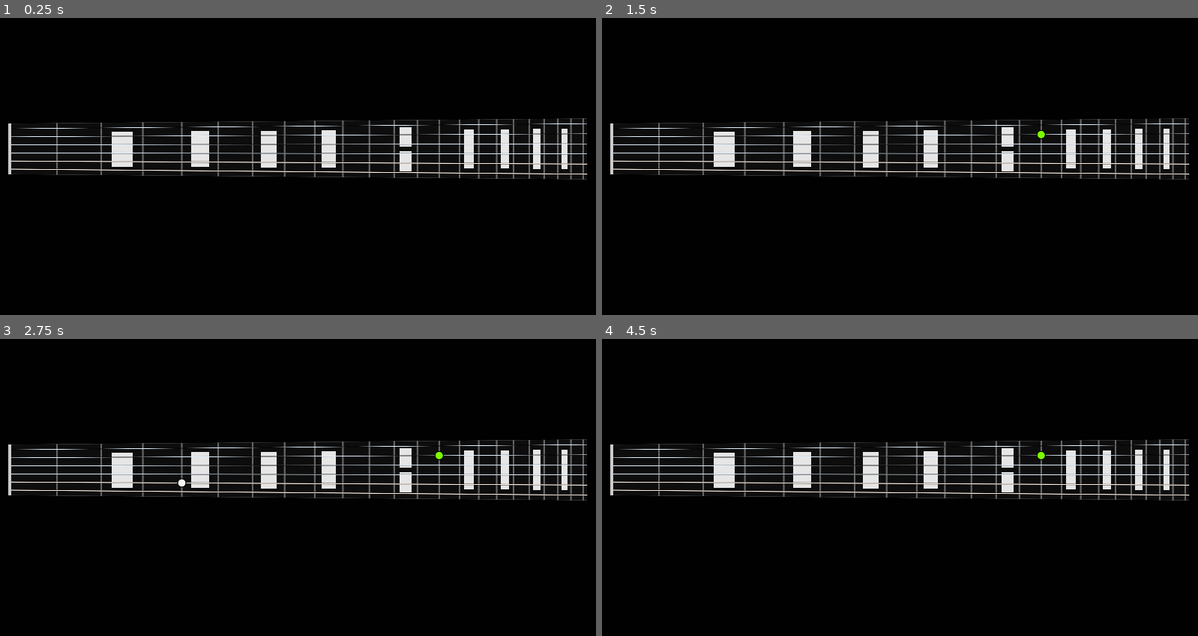
Above: before the commit, frames 1-4 (two rows, left to right).
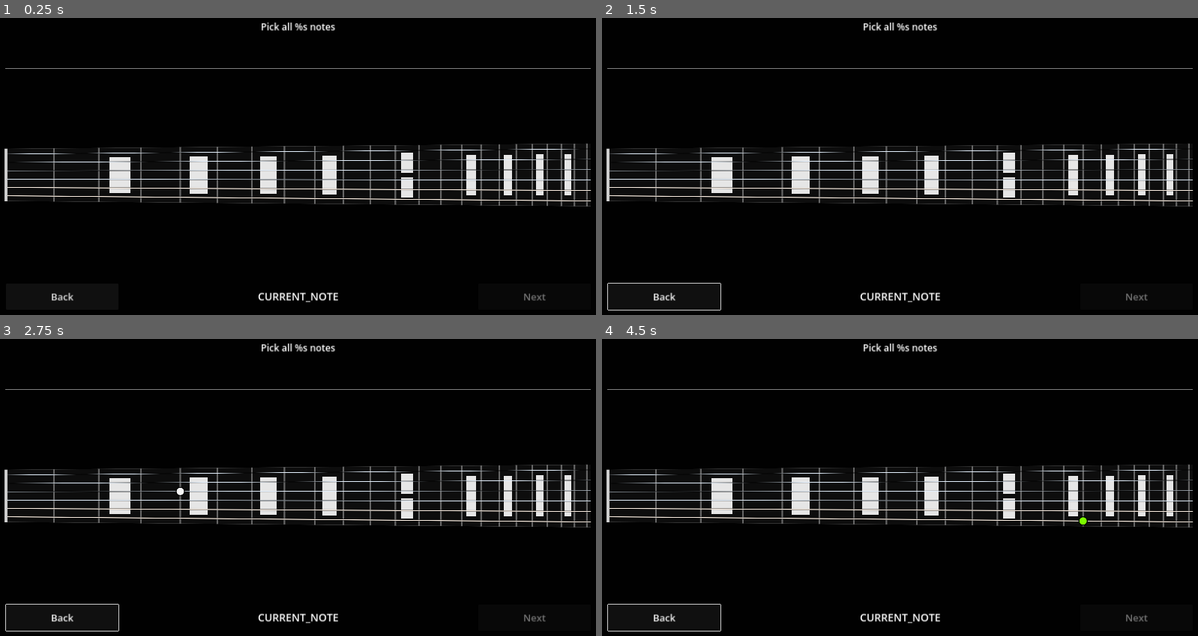
Above: after the commit, the same moments.

Repository: alexander-smoktal/guitar-master
Game: Godot game, scene res://Scenes/FretboardScene.tscn
Same seed, same stepped clock (60 frames per second), same inputs: the game is played once before the commit and once after it. Before the commit the project starts from res://Fretboard/FretboardScene.tscn.
Inputs (mouse positions are in pixels of both pictures, inside the frame that each line leads up to):
- Up to frame 1 (0.25 s): no input
- Up to frame 2 (1.5 s): click (661, 297) at 0.5 s, where only the run after the commit has a clickable "Back"; move the mouse to (1031, 130) at 1.27 s; click (1031, 130) at 1.42 s
- Up to frame 3 (2.75 s): move the mouse to (178, 487) at 2.02 s; click (178, 487) at 2.17 s
- Up to frame 4 (4.5 s): move the mouse to (959, 395) at 2.77 s; click (959, 395) at 2.92 s; move the mouse to (870, 537) at 3.52 s; click (870, 537) at 3.67 s; move the mouse to (1078, 520) at 4.27 s; click (1078, 520) at 4.42 s

The runs differ from the first frame. In frame 1, 9.8% of the frame differs, in the area x 0-100%, y 1-96%; in frame 2, 10%; in frame 3, 10%, in the area x 0-100%, y 1-99%; in frame 4, 10%.

Commit message:
Add fretboard scene

Diff:
--- a/Fretboard/Fretboard.gd
+++ b/Controls/Fretboard/Fretboard.gd
@@ -1,13 +1,11 @@
 class_name Fretboard
 
-extends Node2D
-
-const DataTypes = preload("res://Fretboard/DataTypes.gd")
+extends Control
+
+const DataTypes = preload("res://Controls/Fretboard/DataTypes.gd")
 
 # Board width in fraction of viewport height
-const BOARD_WIDTH = 0.15
-# Board margin in pixels
-const BOARD_MARGIN = 30
+const BOARD_WIDTH = 0.25
 const NUM_FRETS = 22
 const FRET_POSITION_DIVIDER = 16
 
@@ -61,13 +59,48 @@
 func _ready():
     var view_size = get_viewport().get_visible_rect().size
 
-    var thin_fretboard_width = view_size.y * BOARD_WIDTH
+    self.__resize(view_size)
+
+func _input(event):
+    # Mouse in viewport coordinates.
+    if event is InputEventMouseButton and (event as InputEventMouseButton).pressed and current_note:
+        # String counts backwards
+        self.note_clicked.emit(6 - current_note.string, current_note.fret)
+    elif event is InputEventMouseMotion:
+        var hovered_position = __detect_current_highlited_note(event.position - self.global_position)
+
+        # If out of bound, clear nighlight marker
+        if not hovered_position:
+            if self.current_note:
+                self.current_note.clear()
+                self.current_note = null
+            return
+
+        # Else create or update marker
+        if not self.current_note:
+            self.current_note = DataTypes.HighlightedNote.new(self)
+        self.current_note.move(hovered_position.string, hovered_position.fret, hovered_position.position)
+
+func _notification(what):
+    match what:
+        NOTIFICATION_RESIZED:
+            self.__resize(self.size)
+
+func _draw():
+    self.__draw_fretboard()
+    self.__draw_markers()
+    self.__draw_frets()
+    self.__draw_strings()
+    self.__draw_zero_fret()
+
+func __resize(new_size: Vector2):
+    var thin_fretboard_width = new_size.y * BOARD_WIDTH
     var thick_fretboard_width = thin_fretboard_width * 1.2
 
-    self.top_left_point = Vector2(BOARD_MARGIN, (view_size.y  - thin_fretboard_width) / 2)
-    self.top_right_point = Vector2(view_size.x - BOARD_MARGIN, (view_size.y  - thick_fretboard_width) / 2)
-    self.bottom_left_point = Vector2(BOARD_MARGIN, (view_size.y  + thin_fretboard_width) / 2)
-    self.bottom_right_point = Vector2(view_size.x - BOARD_MARGIN, (view_size.y  + thick_fretboard_width) / 2)
+    self.top_left_point = Vector2(0, (new_size.y  - thin_fretboard_width) / 2)
+    self.top_right_point = Vector2(new_size.x, (new_size.y  - thick_fretboard_width) / 2)
+    self.bottom_left_point = Vector2(0, (new_size.y  + thin_fretboard_width) / 2)
+    self.bottom_right_point = Vector2(new_size.x, (new_size.y  + thick_fretboard_width) / 2)
 
     # Mouse radiuse out of fretboard, which we still use to calculate closest fretboard position
     var out_of_bounds_mouse_radius = thin_fretboard_width / 5
@@ -81,34 +114,9 @@
     self.__calculate_frets()
     self.__calculate_strings()
 
-func _input(event):
-    # Mouse in viewport coordinates.
-    if event is InputEventMouseButton and (event as InputEventMouseButton).pressed and current_note:
-        # String counts backwards
-        self.note_clicked.emit(6 - current_note.string, current_note.fret)
-    elif event is InputEventMouseMotion:
-        var hovered_position = __detect_current_highlited_note(event.position)
-
-        # If out of bound, clear nighlight marker
-        if not hovered_position:
-            if self.current_note:
-                self.current_note.clear()
-                self.current_note = null
-            return
-
-        # Else create or update marker
-        if not self.current_note:
-            self.current_note = DataTypes.HighlightedNote.new(self)
-        self.current_note.move(hovered_position.string, hovered_position.fret, hovered_position.position)
-
-func _draw():
-    self.__draw_fretboard()
-    self.__draw_markers()
-    self.__draw_frets()
-    self.__draw_strings()
-    self.__draw_zero_fret()
-
 func __calculate_frets():
+    self.frets = []
+
     var fretboard_width = (self.top_right_point.x - self.top_left_point.x)
     var scale_len = fretboard_width * 1.31
 
@@ -141,6 +149,8 @@
         last_fret_x = current_fret_x
 
 func __calculate_strings():
+    self.strings = []
+
     var fretboad_left_width = self.bottom_left_point.y - self.top_left_point.y
     var fretboad_right_width = self.bottom_right_point.y - self.top_right_point.y
 
@@ -242,9 +252,9 @@
 
     var draw_dot = func(square_bw_frets: Rect2):
         var pos = square_bw_frets.position + square_bw_frets.size * marker_margin
-        var size = square_bw_frets.size * (Vector2.ONE - marker_margin * 2)
-
-        draw_rect(Rect2(pos, size), Color(.9, .9, .9))
+        var rect_size = square_bw_frets.size * (Vector2.ONE - marker_margin * 2)
+
+        draw_rect(Rect2(pos, rect_size), Color(.9, .9, .9))
 
     var draw_double_dot = func(square_bw_frets: Rect2):
         # Make 12 fret a bit longer
@@ -252,14 +262,14 @@
 
         var pos = square_bw_frets.position + square_bw_frets.size * twelve_margin
         # Total markers size
-        var size = square_bw_frets.size * (Vector2.ONE - twelve_margin * 2)
+        var rect_size = square_bw_frets.size * (Vector2.ONE - twelve_margin * 2)
         # Single marker size
-        var single_marker_size = Vector2(size.x, size.y * 0.45)
+        var single_marker_size = Vector2(rect_size.x, rect_size.y * 0.45)
 
         # Top square
         draw_rect(Rect2(pos, single_marker_size), Color(.9, .9, .9))
         # Bottom square
-        draw_rect(Rect2(pos + size, -single_marker_size), Color(.9, .9, .9))
+        draw_rect(Rect2(pos + rect_size, -single_marker_size), Color(.9, .9, .9))
 
     var indices_to_draw = [3, 5, 7, 9, 15, 17, 19, 21]
 
--- a/Fretboard/TunedFretboard.gd
+++ b/Controls/Fretboard/TunedFretboard.gd
@@ -1,6 +1,6 @@
 class_name TunedFretboard
 
-extends Node2D
+extends Control
 
 var visual_fretboard: Fretboard
 var player: AudioStreamPlayer
@@ -36,3 +36,8 @@
             self.visual_fretboard.highlight_note(string, fret, GlobalColors.COLOR_OK)
     else:
         self.visual_fretboard.blink_note(string, fret, GlobalColors.COLOR_ERROR)
+
+func _notification(what):
+    match what:
+        NOTIFICATION_RESIZED:
+            self.visual_fretboard.set_size(self.size)
--- a/Fretboard/FretboardScene.tscn
+++ /dev/null
@@ -1,12 +0,0 @@
-[gd_scene load_steps=2 format=3 uid="uid://cgcna7e5haoj3"]
-
-[ext_resource type="Script" path="res://Fretboard/TunedFretboard.gd" id="1_y868r"]
-
-[node name="FretboardScene" type="Node2D"]
-metadata/_edit_group_ = true
-
-[node name="CanvasLayer" type="CanvasLayer" parent="."]
-follow_viewport_enabled = true
-
-[node name="Node2D" type="Node2D" parent="CanvasLayer"]
-script = ExtResource("1_y868r")
--- /dev/null
+++ b/Scenes/FretboardScene.tscn
@@ -0,0 +1,74 @@
+[gd_scene load_steps=2 format=3 uid="uid://cgcna7e5haoj3"]
+
+[ext_resource type="Script" path="res://Controls/Fretboard/TunedFretboard.gd" id="1_pp31d"]
+
+[node name="FretboardScene" type="Node2D"]
+metadata/_edit_group_ = true
+
+[node name="CanvasLayer" type="CanvasLayer" parent="."]
+follow_viewport_enabled = true
+
+[node name="MarginContainer" type="MarginContainer" parent="CanvasLayer"]
+anchors_preset = 15
+anchor_right = 1.0
+anchor_bottom = 1.0
+grow_horizontal = 2
+grow_vertical = 2
+theme_override_constants/margin_left = 20
+theme_override_constants/margin_top = 20
+theme_override_constants/margin_right = 20
+theme_override_constants/margin_bottom = 20
+
+[node name="MainContainer" type="VBoxContainer" parent="CanvasLayer/MarginContainer"]
+layout_mode = 2
+alignment = 1
+
+[node name="Label" type="Label" parent="CanvasLayer/MarginContainer/MainContainer"]
+custom_minimum_size = Vector2(0, 200)
+layout_mode = 2
+size_flags_vertical = 3
+size_flags_stretch_ratio = 3.0
+theme_override_font_sizes/font_size = 25
+text = "PICK_A_NOTE"
+horizontal_alignment = 1
+vertical_alignment = 1
+autowrap_mode = 3
+
+[node name="HSeparator" type="HSeparator" parent="CanvasLayer/MarginContainer/MainContainer"]
+layout_mode = 2
+
+[node name="Fretboard" type="Control" parent="CanvasLayer/MarginContainer/MainContainer"]
+layout_mode = 2
+size_flags_vertical = 3
+size_flags_stretch_ratio = 8.0
+script = ExtResource("1_pp31d")
+
+[node name="HSeparator2" type="HSeparator" parent="CanvasLayer/MarginContainer/MainContainer"]
+layout_mode = 2
+
+[node name="HBoxContainer" type="HBoxContainer" parent="CanvasLayer/MarginContainer/MainContainer"]
+layout_mode = 2
+size_flags_vertical = 3
+
+[node name="BackButton" type="Button" parent="CanvasLayer/MarginContainer/MainContainer/HBoxContainer"]
+custom_minimum_size = Vector2(300, 0)
+layout_mode = 2
+theme_override_font_sizes/font_size = 26
+text = "BUTTON_BACK"
+
+[node name="StatusLabel" type="Label" parent="CanvasLayer/MarginContainer/MainContainer/HBoxContainer"]
+custom_minimum_size = Vector2(200, 0)
+layout_mode = 2
+size_flags_horizontal = 3
+size_flags_vertical = 1
+theme_override_font_sizes/font_size = 28
+text = "CURRENT_NOTE"
+horizontal_alignment = 1
+vertical_alignment = 1
+
+[node name="NextButton" type="Button" parent="CanvasLayer/MarginContainer/MainContainer/HBoxContainer"]
+custom_minimum_size = Vector2(300, 0)
+layout_mode = 2
+theme_override_font_sizes/font_size = 26
+disabled = true
+text = "BUTTON_NEXT"
--- a/project.godot
+++ b/project.godot
@@ -11,7 +11,7 @@
 [application]
 
 config/name="GuitarMaster"
-run/main_scene="res://Fretboard/FretboardScene.tscn"
+run/main_scene="res://Scenes/FretboardScene.tscn"
 config/features=PackedStringArray("4.1", "Mobile")
 config/icon="res://icon.svg"
 
@@ -21,6 +21,11 @@
 window/size/viewport_height=900
 window/stretch/mode="canvas_items"
 
+[internationalization]
+
+locale/translations=PackedStringArray("res://I13n/English.po")
+locale/test="en"
+
 [rendering]
 
 environment/defaults/default_clear_color=Color(0.00392157, 0.00392157, 0.00392157, 1)
Renamed: Fretboard/DataTypes.gd -> Controls/Fretboard/DataTypes.gd
Renamed: Fretboard/NoteHighlight.gd -> Controls/Fretboard/NoteHighlight.gd
Not shown, added: I13n/English.po
Not shown, added: Scenes/Fre5170.tmp
Not shown, added: Scenes/Fre64AA.tmp
